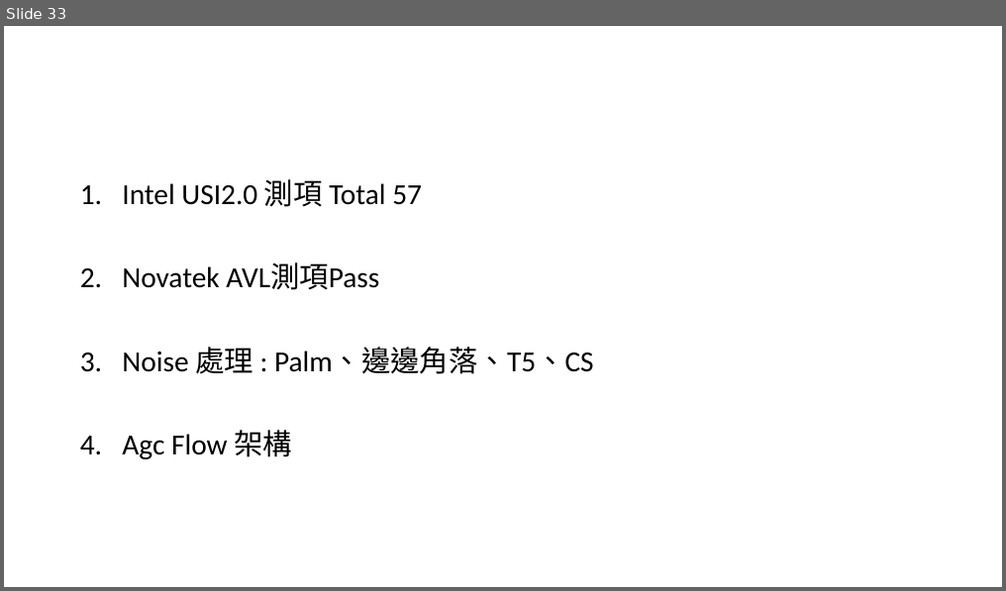
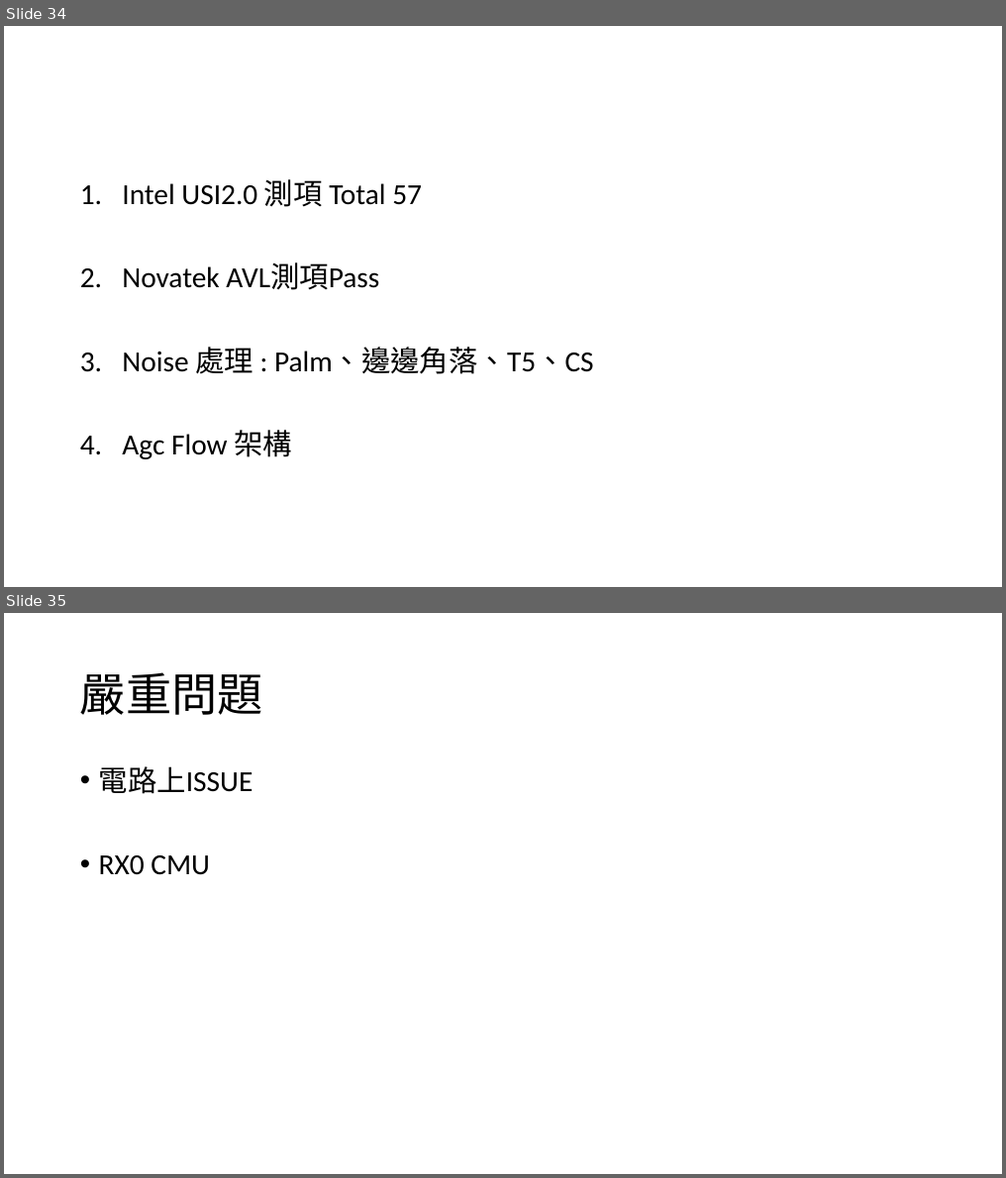
Before and after one commit to a0910281835/Summrary_PDF, a slide deck: Project_Summary_pdf/Project_Summary.pptx. Shown one above the other, each under a label of ours: slide 33 before the commit, slides 34 and 35 after it. The pictures are 1006x591 and 1006x1178 pixels, drawn with LibreOffice and Linux fonts; fonts in the diff are those of the drawing. Boxes give left, top, right and bottom in pixels: in the first picture for what was removed or moved away, otherwise in the second. Text is boxed around its words. In the diff, an @@ line names an element or a change of style, - is before the commit and + after.

```diff
--- a/Project_Summary_pdf/Project_Summary.pptx
+++ b/Project_Summary_pdf/Project_Summary.pptx
@@ slide 35 added at (4, 613, 1002, 1174), background #FFFFFF @@
@@ title added at (80, 672, 263, 715), 44 pt, text #000000 @@
+嚴重問題
@@ text added at (99, 766, 253, 875), 28 pt, text #000000 @@
+• 電路上ISSUE
+• RX0 CMU
@@ what was slide 33 is now slide 34 @@
```
Also in this commit, not shown: 5 slides changed, 1 other slide added.
